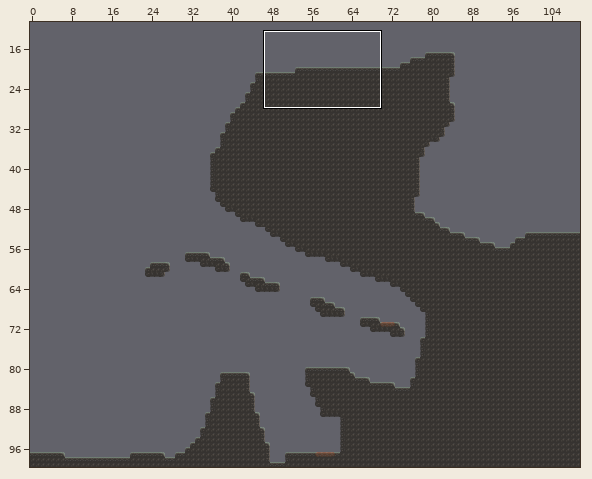
One commit to this Tiled map: Assets/Tilemaps/Doodles/final_levels/first_levers.tmx. Above: a wide view before the commit, with the close-up outlined.
Close-up. Before the edit:
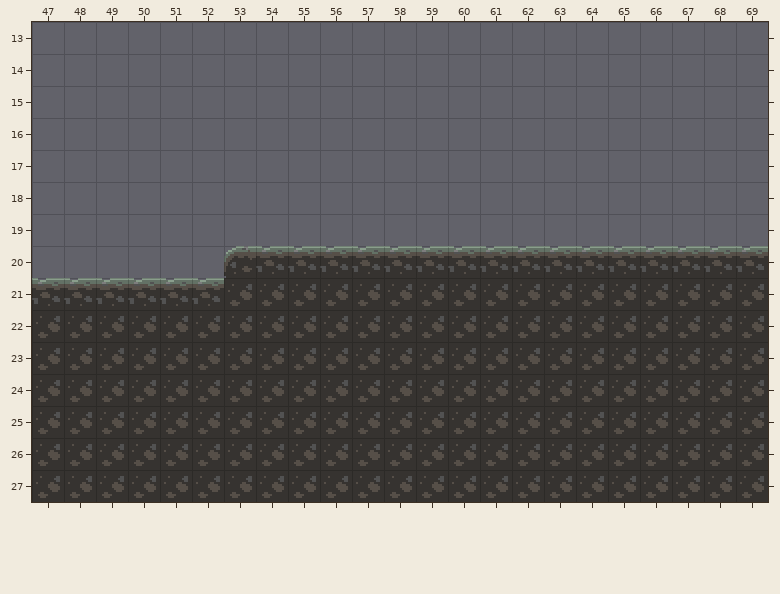
Cells are 32x32 px. Shown: x 47..69, y 13..27. The commit also changed other parts of the map, which this record leaves out.
After the commit:
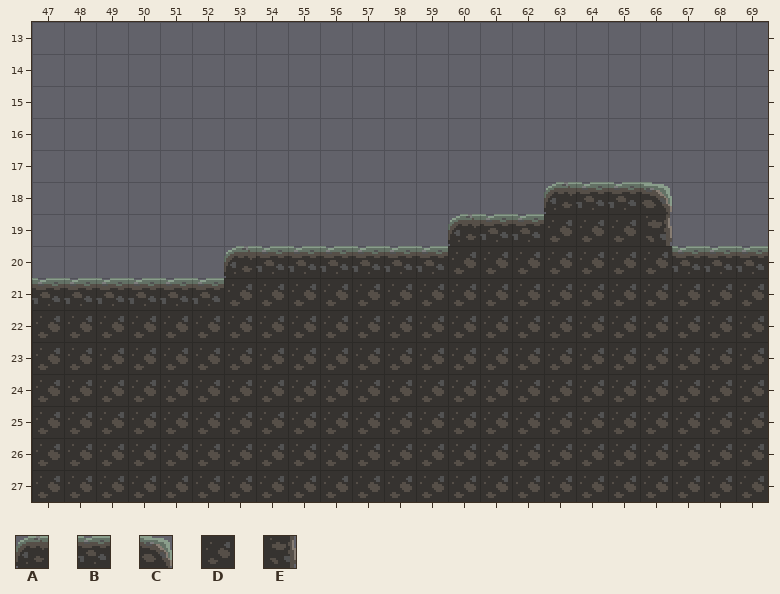
Key: from "tiles_16_with_vines": A 0, B 1, C 2, D 7, E 8.
_ is an empty cell, . an unchanged one.
Changes in this commit:
--- layer "Tile Layer 1"
@@ x 60..66 @@
-18 ...____
-19 _______
-20 BBBBBBB
+18 ...ABBC
+19 ABBDDDE
+20 DDDDDDD
Changed places in both close-ups, as pixel boxes (x1, y1, x2, y2):
changed: (448, 182, 672, 274)
